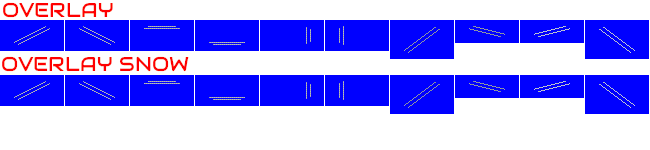
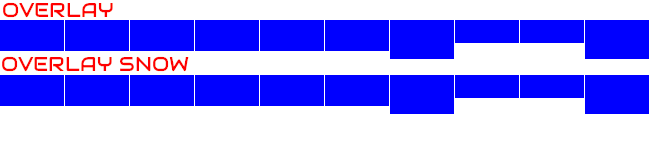
Comparing the layer stacks of the two 650×150 images. Changes:
hid "RAIL" over [left=14, top=26, right=635, bottom=108]
hid "ELRL" over [left=14, top=26, right=635, bottom=108]
hid "RAVE" over [left=14, top=26, right=635, bottom=108]
hid "MTRO", moved it above "OLD_FEVE" over [left=14, top=26, right=635, bottom=108]
renamed "FEVE" to "OLD_FEVE", hid it over [left=14, top=26, right=635, bottom=108]
